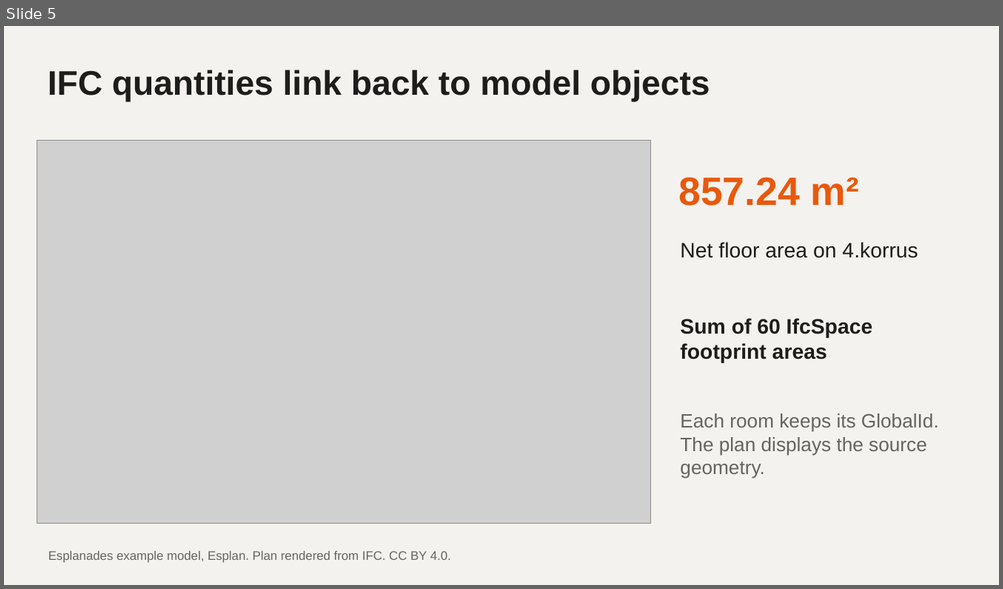
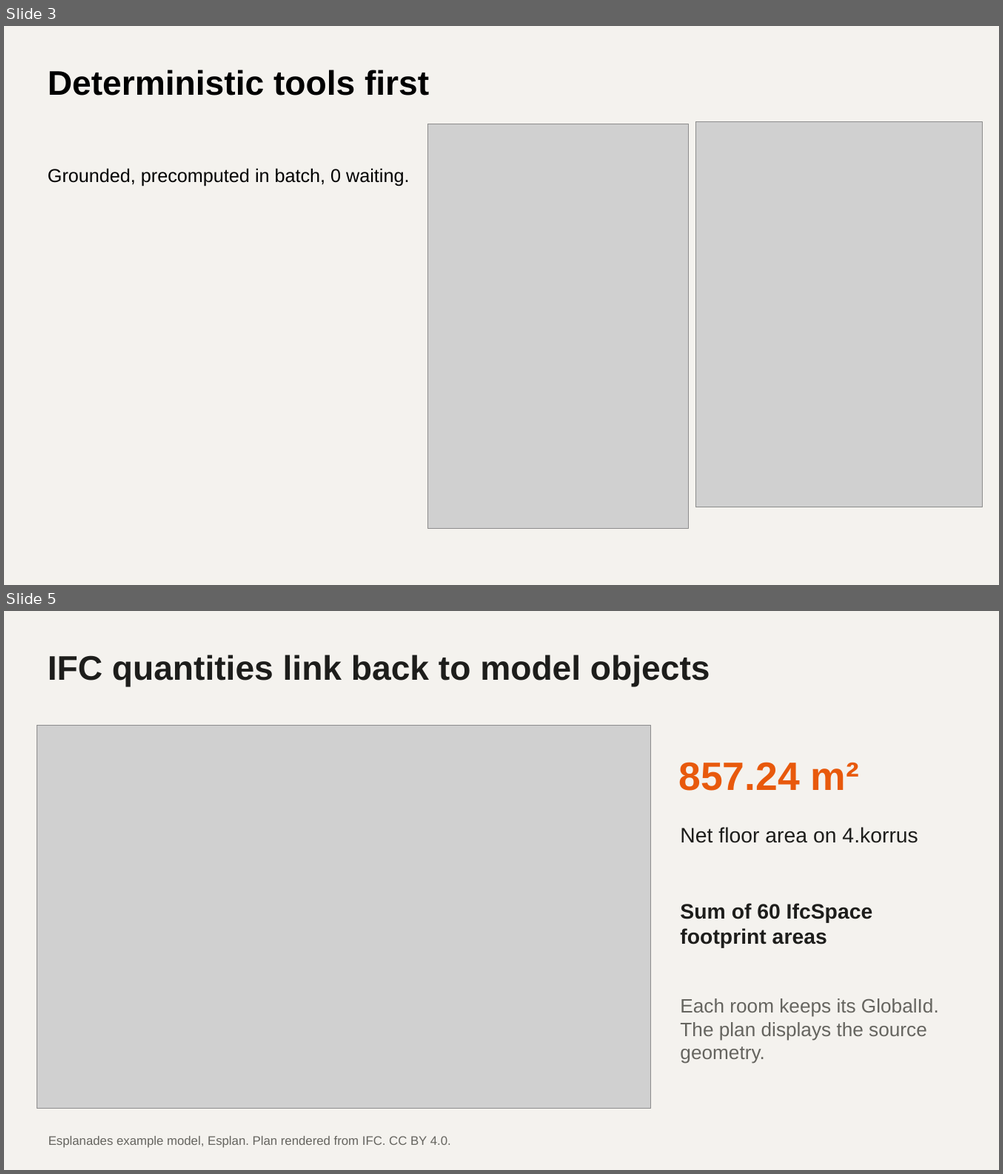
Before and after one commit to chaowang0524/metsatalo-stoa, a slide deck: Make_Blueprints_Talk_EN_Final.pptx. Shown one above the other, each under a label of ours: slide 5 before the commit, slides 3 and 5 after it; the slides between them are not shown. The pictures are 1003x589 and 1003x1174 pixels, drawn with LibreOffice and Linux fonts; fonts in the diff are those of the drawing; grey boxes stand for pictures. Boxes give left, top, right and bottom in pixels: in the first picture for what was removed or moved away, otherwise in the second. Text is boxed around its words. In the diff, an @@ line names an element or a change of style, - is before the commit and + after.

```diff
--- a/Make_Blueprints_Talk_EN_Final.pptx
+++ b/Make_Blueprints_Talk_EN_Final.pptx
@@ slide 3 added at (x1=4, y1=26, x2=999, y2=585), background #F4F2EE @@
@@ text added at (x1=48, y1=70, x2=429, y2=96), 33 pt, text #000000, bold @@
+Deterministic tools first
@@ picture added at (x1=428, y1=124, x2=688, y2=530) @@
@@ picture added at (x1=696, y1=122, x2=982, y2=507) @@
@@ text added at (x1=48, y1=168, x2=409, y2=187), 18 pt, text #000000 @@
+Grounded, precomputed in batch, 0 waiting.
```
Also in this commit, not shown: 4 slides changed, 2 other slides added, 3 slides removed, 1 other file.
